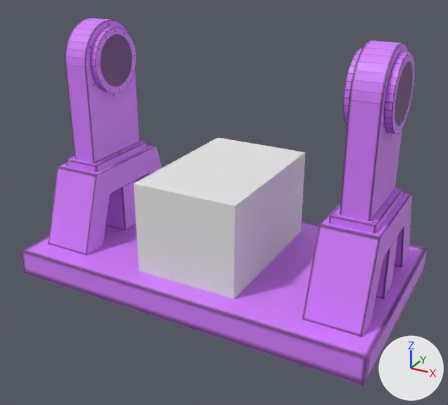
The Blender file TMF-files/Blender/grinderStatic.blend, before and after one commit.
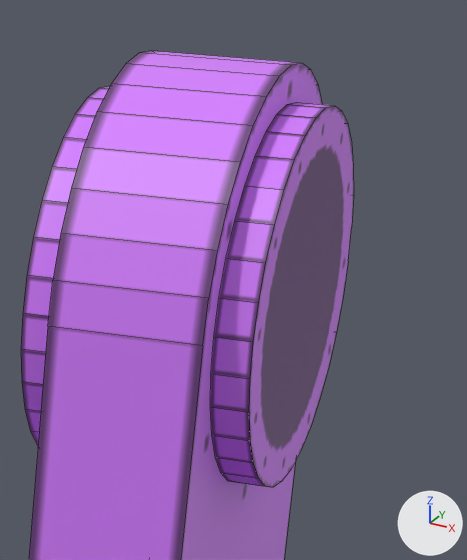
The first picture shows the older version from a 50 mm lens placed at (18.48, -27.13, 12.61), pointed at (8.27, -8.57, 3.32). The close-ups show both versions on the part from 76% to 98% of the width and 7% to 37% of the height of that picture; other places that the commit changed are outside them. Lighting does not change. The marker at lower right points along +X, +Y and +Z. The close-ups show mesh edges as thin lines.

In view in the first close-up: 'Hindge', 'HindgeFlangeOuter', 'HindgeFlangeOuter.001'.
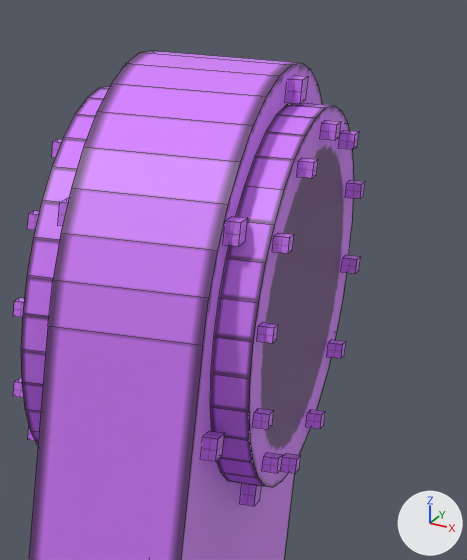
Patch to the scene script:
```diff
--- a/TMF-files/Blender/grinderStatic.blend.py
+++ b/TMF-files/Blender/grinderStatic.blend.py
@@ me_cube_014 @@
+me_cube_014.from_pydata(...)  # 96 vertices, 60 faces; spans x -1.0..1.0, y -11.9..34.4, z -4.0..42.5
+me_cube_014.materials.append(mat_grinderstatic_png)  # picture img_grinderstatic_png
@@ me_cube_027 @@
+me_cube_027.from_pydata(...)  # 48 vertices, 30 faces; spans x -1.1..0.9, y -1.0..32.0, z -27.9..10.2
+me_cube_027.materials.append(mat_grinderstatic_png)  # picture img_grinderstatic_png
@@ ob_hungeflangeouterbolts @@
+ob_hungeflangeouterbolts = bpy.data.objects.new('HungeFlangeOuterBolts', me_cube_014)
+ob_hungeflangeouterbolts.location = (14.297, -8.561, 7.037)
+ob_hungeflangeouterbolts.scale = (0.05, 0.05, 0.05)
@@ ob_hungeflangeinnerbolts @@
+ob_hungeflangeinnerbolts = bpy.data.objects.new('HungeFlangeInnerBolts', me_cube_014.copy())
+ob_hungeflangeinnerbolts.location = (12.701, -7.418, 7.016)
+ob_hungeflangeinnerbolts.rotation_euler = (0.0, 0.0, 3.142)  # degrees (0, 0, 180)
+ob_hungeflangeinnerbolts.scale = (0.05, 0.05, 0.05)
@@ ob_hindgeboltsouter2 @@
+ob_hindgeboltsouter2 = bpy.data.objects.new('HindgeBoltsOuter2', me_cube_027)
+ob_hindgeboltsouter2.location = (14.047, -9.166, 8.656)
+ob_hindgeboltsouter2.scale = (0.05, 0.075, 0.075)
@@ ob_hindgeboltsinner2 @@
+ob_hindgeboltsinner2 = bpy.data.objects.new('HindgeBoltsInner2', me_cube_027.copy())
+ob_hindgeboltsinner2.location = (12.967, -6.812, 8.656)
+ob_hindgeboltsinner2.rotation_euler = (0.0, 0.0, 3.142)  # degrees (0, 0, 180)
+ob_hindgeboltsinner2.scale = (0.05, 0.075, 0.075)
```

Changed parts and their boxes (x1, y1, x2, y2) in the close-ups (467 x 560 px):
'HungeFlangeOuterBolts', added (purple): after (253, 120, 365, 473)
'HindgeBoltsOuter2', added (purple): after (201, 75, 309, 506)
'HungeFlangeInnerBolts', added (purple): after (13, 103, 83, 441)
'HindgeBoltsInner2', added: after (58, 198, 69, 226)
